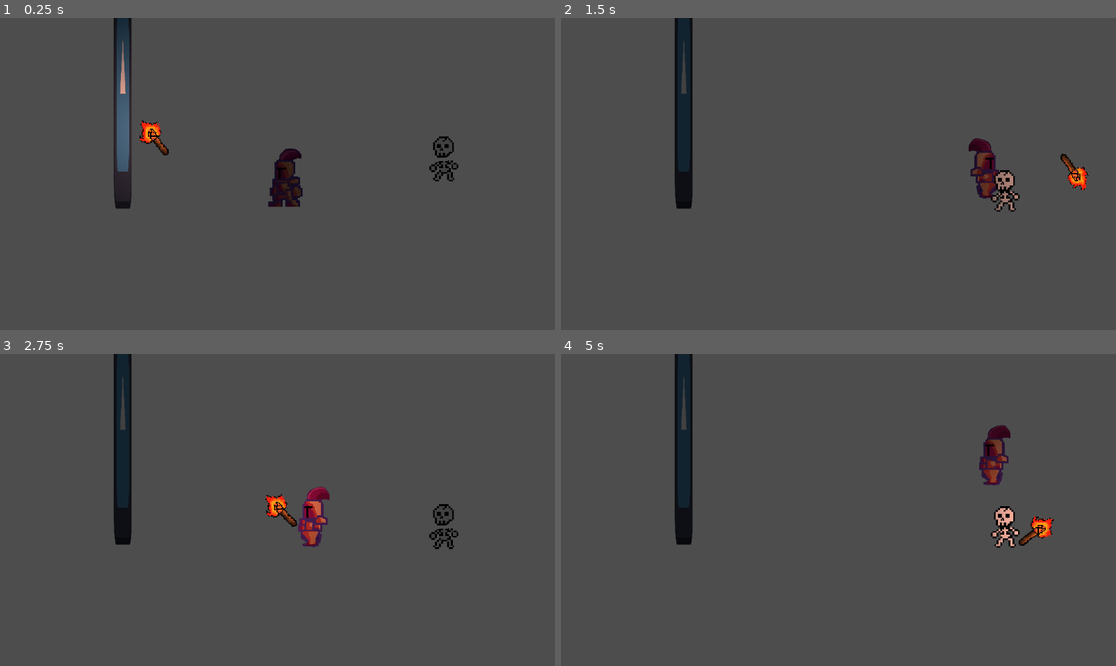
Above: before the commit, frames 1-4 (two rows, left to right).
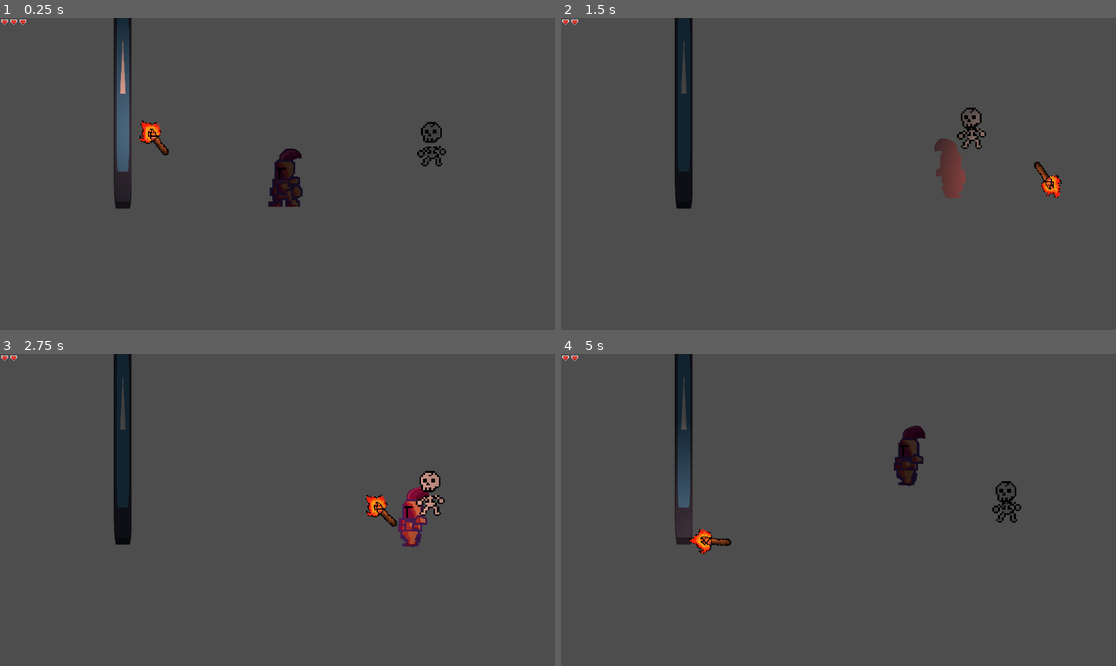
Above: after the commit, the same moments.

Repository: marinamolinat/Godot-Game
Game: Godot game, scene res://scenes/game.tscn
Two runs of this game, one before a commit and one after it. Both use one fixed random seed, a clock stepped at 60 frames per second and the inputs below. The engine's default icon, where the game draws it, is replaced by a stand-in: a white triangle on a blue panel in a dark square.
Inputs:
- Up to frame 1 (0.25 s): no input
- Up to frame 2 (1.5 s): tap Enter (ui_accept) at 0.5, 0.77 s; hold Right (ui_right) from 0.53 s (still down); tap E (torch ) at 0.6, 1.35 s
- Up to frame 3 (2.75 s): tap Enter (ui_accept) at 1.52 s; release Right (ui_right) at 2.03 s; hold Left (ui_left) from 2.03 s (still down); tap E (torch ) at 2.1 s
- Up to frame 4 (5 s): release Left (ui_left) at 2.78 s; hold Right (ui_right) 2.78-4.28 s; tap E (torch ) at 2.85, 3.6, 4.35 s; tap Enter (ui_accept) at 3.02, 3.77, 4.52 s; hold Left (ui_left) from 4.28 s (still down)

The runs differ from the first frame. In frame 1, 0.5% of the frame differs, in the area x 0-83%, y 0-53%; in frame 2, 2.6%; in frame 3, 2.6%; in frame 4, 3.4%, in the area x 0-89%, y 0-65%.

Commit message:
added a ton of stff :)))

Diff:
--- /dev/null
+++ b/scenes/heart.tscn
@@ -0,0 +1,54 @@
+[gd_scene load_steps=8 format=3 uid="uid://um1wx6sfjh0q"]
+
+[ext_resource type="Texture2D" uid="uid://gq7mw47wwrps" path="res://assets/hearts.png" id="1_cixvg"]
+
+[sub_resource type="AtlasTexture" id="AtlasTexture_jej6c"]
+atlas = ExtResource("1_cixvg")
+region = Rect2(0, 34, 19, 17)
+
+[sub_resource type="AtlasTexture" id="AtlasTexture_f1ej7"]
+atlas = ExtResource("1_cixvg")
+region = Rect2(19, 34, 19, 17)
+
+[sub_resource type="AtlasTexture" id="AtlasTexture_oprun"]
+atlas = ExtResource("1_cixvg")
+region = Rect2(38, 34, 19, 17)
+
+[sub_resource type="AtlasTexture" id="AtlasTexture_a8ls1"]
+atlas = ExtResource("1_cixvg")
+region = Rect2(57, 34, 19, 17)
+
+[sub_resource type="AtlasTexture" id="AtlasTexture_qfm1y"]
+atlas = ExtResource("1_cixvg")
+region = Rect2(76, 34, 19, 17)
+
+[sub_resource type="SpriteFrames" id="SpriteFrames_fulsm"]
+animations = [{
+"frames": [{
+"duration": 1.0,
+"texture": SubResource("AtlasTexture_jej6c")
+}, {
+"duration": 1.0,
+"texture": SubResource("AtlasTexture_f1ej7")
+}, {
+"duration": 1.0,
+"texture": SubResource("AtlasTexture_oprun")
+}, {
+"duration": 1.0,
+"texture": SubResource("AtlasTexture_a8ls1")
+}, {
+"duration": 1.0,
+"texture": SubResource("AtlasTexture_qfm1y")
+}],
+"loop": true,
+"name": &"default",
+"speed": 5.0
+}]
+
+[node name="TextureRect" type="TextureRect"]
+custom_minimum_size = Vector2(15, 0)
+
+[node name="AnimatedSprite2D" type="AnimatedSprite2D" parent="."]
+position = Vector2(10, 12)
+sprite_frames = SubResource("SpriteFrames_fulsm")
+frame_progress = 0.554021
--- a/scenes/player.tscn
+++ b/scenes/player.tscn
@@ -1,8 +1,9 @@
-[gd_scene load_steps=16 format=3 uid="uid://4jmgtao5njy3"]
+[gd_scene load_steps=21 format=3 uid="uid://4jmgtao5njy3"]
 
 [ext_resource type="Script" uid="uid://3ugh8uoog45o" path="res://scripts/player.gd" id="1_g2els"]
 [ext_resource type="Texture2D" uid="uid://bl18euuec70if" path="res://assets/aybe.png" id="2_g2els"]
 [ext_resource type="Texture2D" uid="uid://b8lkrbfyam3ii" path="res://assets/walking.png" id="3_qhqgy"]
+[ext_resource type="AudioStream" uid="uid://cha61sr3glpus" path="res://assets/hurt.wav" id="4_dqkch"]
 
 [sub_resource type="RectangleShape2D" id="RectangleShape2D_i3pqv"]
 size = Vector2(57, 113)
@@ -90,6 +91,61 @@
 "speed": 5.0
 }]
 
+[sub_resource type="Animation" id="Animation_qhqgy"]
+resource_name = "damage"
+length = 0.3
+loop_mode = 1
+tracks/0/type = "value"
+tracks/0/imported = false
+tracks/0/enabled = true
+tracks/0/path = NodePath("AnimatedSprite2D/ColorRect:color")
+tracks/0/interp = 1
+tracks/0/loop_wrap = true
+tracks/0/keys = {
+"times": PackedFloat32Array(0, 0.3),
+"transitions": PackedFloat32Array(1, 1),
+"update": 0,
+"values": [Color(0.913725, 0.0862745, 0.105882, 1), Color(0.995772, 0.941547, 0.944164, 1)]
+}
+
+[sub_resource type="Animation" id="Animation_dqkch"]
+length = 0.001
+tracks/0/type = "value"
+tracks/0/imported = false
+tracks/0/enabled = true
+tracks/0/path = NodePath("AnimatedSprite2D/ColorRect:color")
+tracks/0/interp = 1
+tracks/0/loop_wrap = true
+tracks/0/keys = {
+"times": PackedFloat32Array(0),
+"transitions": PackedFloat32Array(1),
+"update": 0,
+"values": [Color(1, 1, 1, 0)]
+}
+
+[sub_resource type="Animation" id="Animation_qlg0r"]
+resource_name = "reset"
+length = 0.2
+tracks/0/type = "value"
+tracks/0/imported = false
+tracks/0/enabled = true
+tracks/0/path = NodePath("AnimatedSprite2D/ColorRect:color")
+tracks/0/interp = 1
+tracks/0/loop_wrap = true
+tracks/0/keys = {
+"times": PackedFloat32Array(0),
+"transitions": PackedFloat32Array(1),
+"update": 0,
+"values": [Color(0.913725, 0.0862745, 0.105882, 0)]
+}
+
+[sub_resource type="AnimationLibrary" id="AnimationLibrary_qlg0r"]
+_data = {
+&"RESET": SubResource("Animation_dqkch"),
+&"damage": SubResource("Animation_qhqgy"),
+&"reset": SubResource("Animation_qlg0r")
+}
+
 [node name="player" type="CharacterBody2D"]
 collision_layer = 2
 script = ExtResource("1_g2els")
@@ -103,9 +159,39 @@
 rotation = -1.69821
 
 [node name="AnimatedSprite2D" type="AnimatedSprite2D" parent="."]
+clip_children = 2
 position = Vector2(-70, 30)
 sprite_frames = SubResource("SpriteFrames_qlg0r")
 animation = &"walk"
 autoplay = "idle"
 frame_progress = 0.542955
 flip_h = true
+
+[node name="ColorRect" type="ColorRect" parent="AnimatedSprite2D"]
+offset_left = 119.0
+offset_top = -100.0
+offset_right = 161.0
+offset_bottom = -59.0
+scale = Vector2(-2.62174, 3.21284)
+color = Color(1, 1, 1, 0)
+
+[node name="CanvasLayer" type="CanvasLayer" parent="."]
+
+[node name="HBoxContainer" type="HBoxContainer" parent="CanvasLayer"]
+offset_right = 40.0
+offset_bottom = 40.0
+
+[node name="effects" type="AnimationPlayer" parent="."]
+libraries = {
+&"": SubResource("AnimationLibrary_qlg0r")
+}
+
+[node name="hurtTimer" type="Timer" parent="."]
+one_shot = true
+
+[node name="hurtSound" type="AudioStreamPlayer2D" parent="."]
+stream = ExtResource("4_dqkch")
+
+[node name="deathTimer" type="Timer" parent="."]
+wait_time = 3.58
+one_shot = true
--- /dev/null
+++ b/scenes/skeleton.gd
@@ -0,0 +1,21 @@
+extends CharacterBody2D
+
+@export var speed: float = 100.0
+@onready var target = get_node("../torch") # path to your torch node
+
+
+func _physics_process(delta: float) -> void:
+	if target == null:
+		return
+
+	# Direction from monster to torch
+	var direction = (target.global_position - global_position).normalized()
+
+	# Apply movement
+	velocity = direction * speed
+	move_and_slide()
+
+
+func _on_area_2d_body_entered(body: Node2D) -> void:
+	if body.name == "player":
+		body.updateHealth(-1)
--- a/scenes/skeleton.tscn
+++ b/scenes/skeleton.tscn
@@ -1,6 +1,7 @@
-[gd_scene load_steps=12 format=3 uid="uid://b3vvwwwomhoeq"]
+[gd_scene load_steps=14 format=3 uid="uid://b3vvwwwomhoeq"]
 
 [ext_resource type="Texture2D" uid="uid://b6luob2ety2gu" path="res://assets/skeleton standing.png" id="1_crlql"]
+[ext_resource type="Script" uid="uid://c1cg4p77sj1tt" path="res://scenes/skeleton.gd" id="1_txkty"]
 
 [sub_resource type="AtlasTexture" id="AtlasTexture_plk42"]
 atlas = ExtResource("1_crlql")
@@ -69,7 +70,11 @@
 [sub_resource type="RectangleShape2D" id="RectangleShape2D_x6jny"]
 size = Vector2(34, 86)
 
-[node name="skeleton" type="RigidBody2D"]
+[sub_resource type="CircleShape2D" id="CircleShape2D_txkty"]
+radius = 75.0267
+
+[node name="skeleton" type="CharacterBody2D"]
+script = ExtResource("1_txkty")
 
 [node name="AnimatedSprite2D" type="AnimatedSprite2D" parent="."]
 position = Vector2(29, -43)
@@ -82,3 +87,13 @@
 [node name="CollisionShape2D" type="CollisionShape2D" parent="."]
 position = Vector2(30, -45)
 shape = SubResource("RectangleShape2D_x6jny")
+
+[node name="Area2D" type="Area2D" parent="."]
+collision_mask = 3
+
+[node name="CollisionShape2D" type="CollisionShape2D" parent="Area2D"]
+position = Vector2(30, -43)
+shape = SubResource("CircleShape2D_txkty")
+
+[connection signal="area_entered" from="Area2D" to="." method="_on_area_2d_area_entered"]
+[connection signal="body_entered" from="Area2D" to="." method="_on_area_2d_body_entered"]
--- a/scripts/player.gd
+++ b/scripts/player.gd
@@ -1,11 +1,65 @@
 extends CharacterBody2D
 
-
+var health = 3
 const SPEED = 300.0
 const JUMP_VELOCITY = -500.0
 var lastDirection = -1
 
 var direction := 1
+
+@onready var heart = preload("res://scenes/heart.tscn")
+@onready var effects = $effects
+
+
+func drawHearts():
+	var parent = $CanvasLayer/HBoxContainer
+
+	#clear all hearts
+	parent.get_children().map(func(c): c.queue_free())
+
+	#Draws current health
+	for i in range(health):
+		var inst = heart.instantiate()
+		parent.add_child(inst)
+
+
+
+
+
+
+func _ready() -> void:
+	drawHearts()
+	effects.play("RESET")
+
+
+
+func updateHealth(n: int):
+	health += n
+	drawHearts()
+
+	if n < 0:
+
+		#death :(
+		if health <= 0:
+			$CollisionShape2D.queue_free()
+			$hurtSound.play()
+			$deathTimer.start()
+			await $deathTimer.timeout
+			get_tree().reload_current_scene()
+
+
+		effects.play("damage")
+		$hurtSound.play()
+		$hurtTimer.start()
+		await $hurtTimer.timeout
+
+
+
+
+
+	effects.play("RESET")
+
+
 
 func _physics_process(delta: float) -> void:
 	# Add the gravity.
Binary file added: assets/hearts.png
Not shown, added: assets/hearts.png.import
Not shown, added: assets/hurt.wav.import
Not shown, added: scenes/skeleton.gd.uid
Not shown, added: assets/hurt.wav
